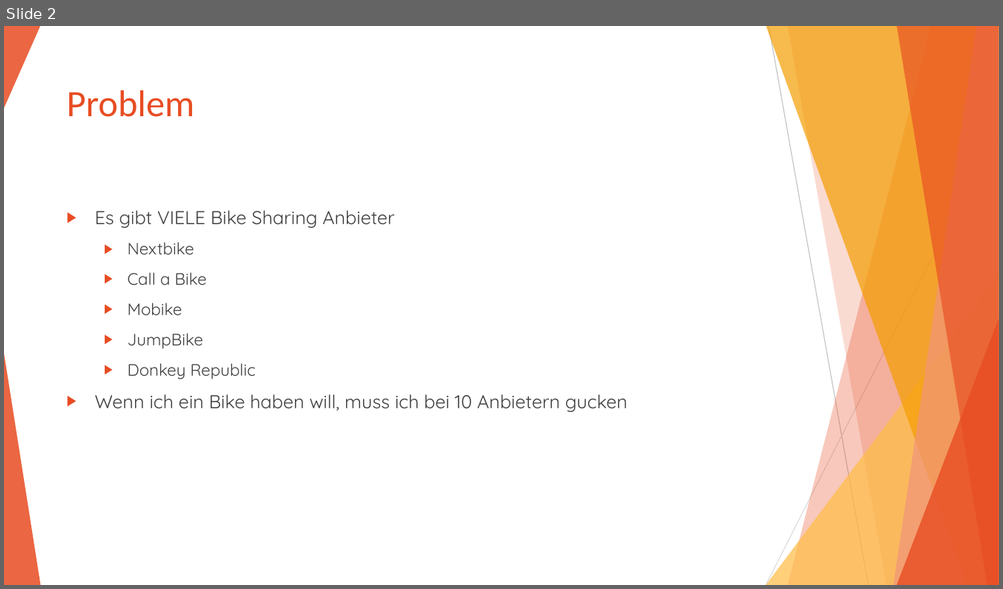
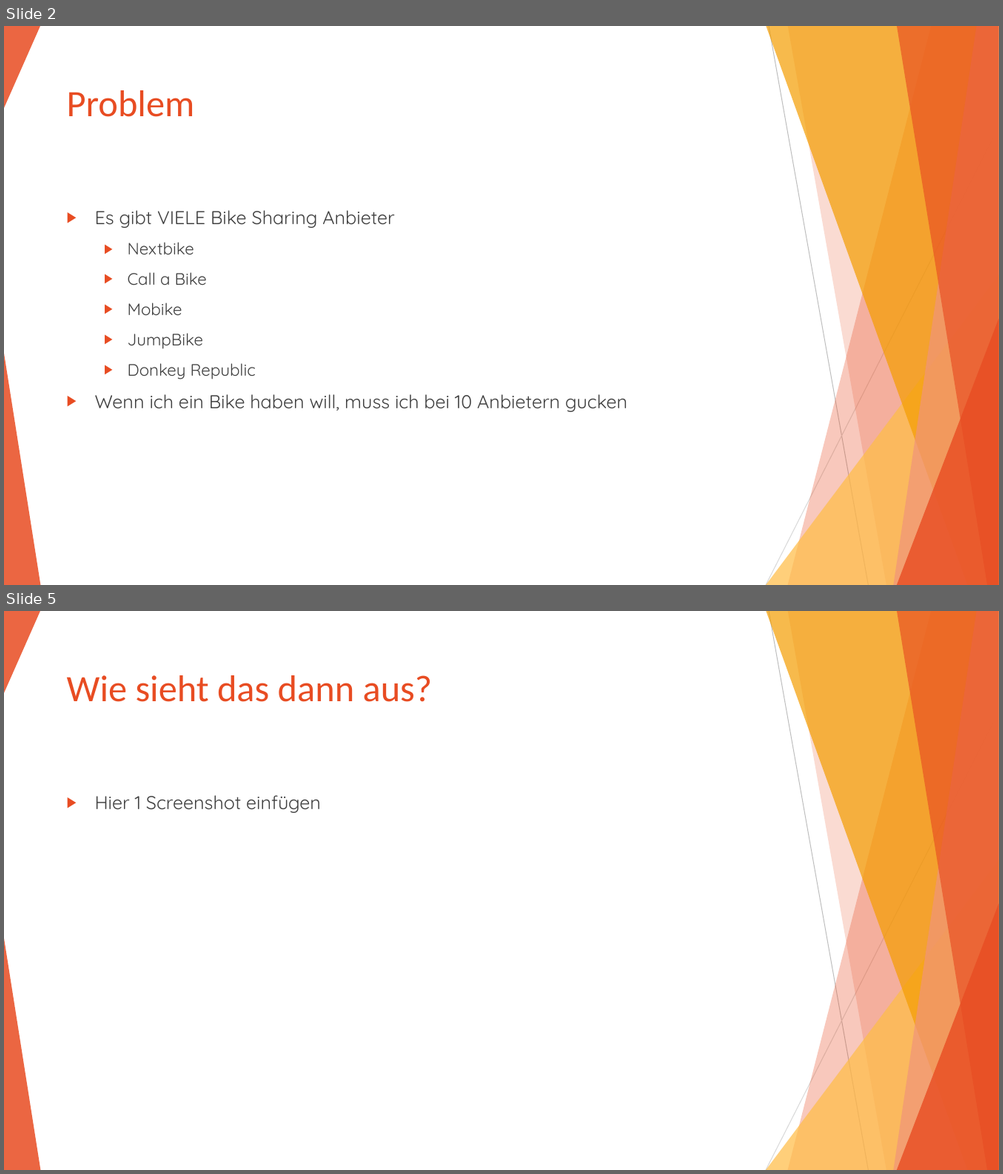
Before and after one commit to Jugendhackt/VUBA, a slide deck: VUBA.pptx. Shown one above the other, each under a label of ours: slide 2 before the commit, slides 2 and 5 after it; the slides between them are not shown. The pictures are 1003x589 and 1003x1174 pixels, drawn with LibreOffice and Linux fonts; fonts in the diff are those of the drawing. Boxes give left, top, right and bottom in pixels: in the first picture for what was removed or moved away, otherwise in the second. Text is boxed around its words. In the diff, an @@ line names an element or a change of style, - is before the commit and + after.

```diff
--- a/VUBA.pptx
+++ b/VUBA.pptx
@@ slide 5 added at box(4, 611, 999, 1170), background #FFFFFF; not listed: 11 template elements that a slide beside it also shows @@
@@ title added at box(67, 675, 432, 702), 36 pt, text #E84C22 @@
+Wie sieht das dann aus?
@@ text added at box(95, 795, 321, 813), 18 pt, text #404040 @@
+▶ Hier 1 Screenshot einfügen
```
Also in this commit, not shown: 2 slides changed, 1 slide removed.
